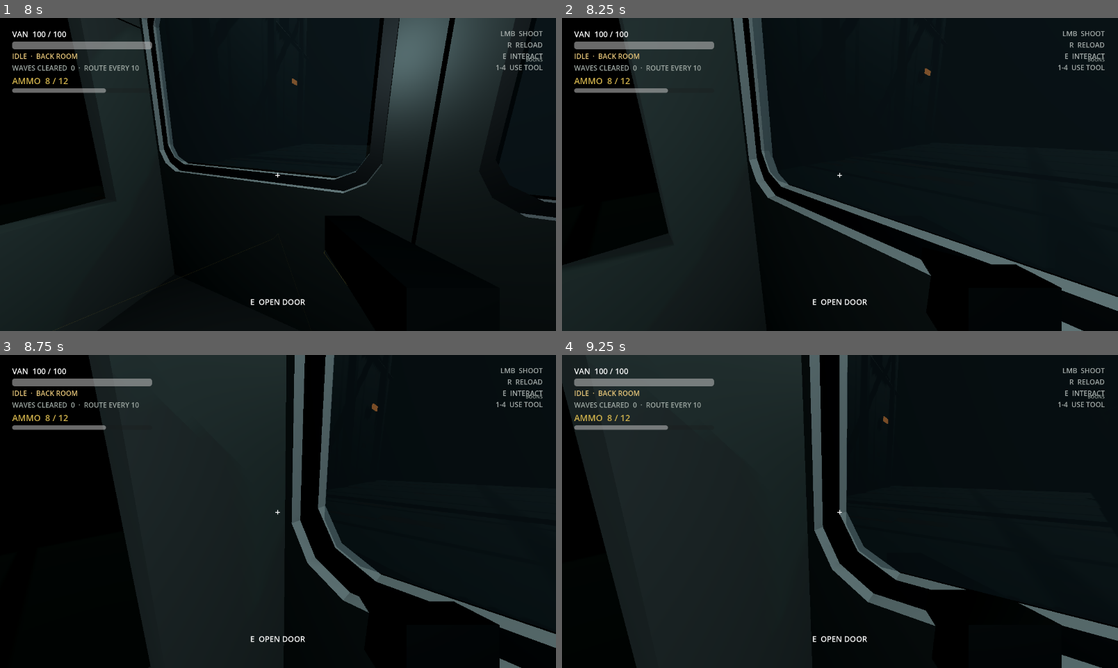
Above: before the commit, frames 1-4 (two rows, left to right).
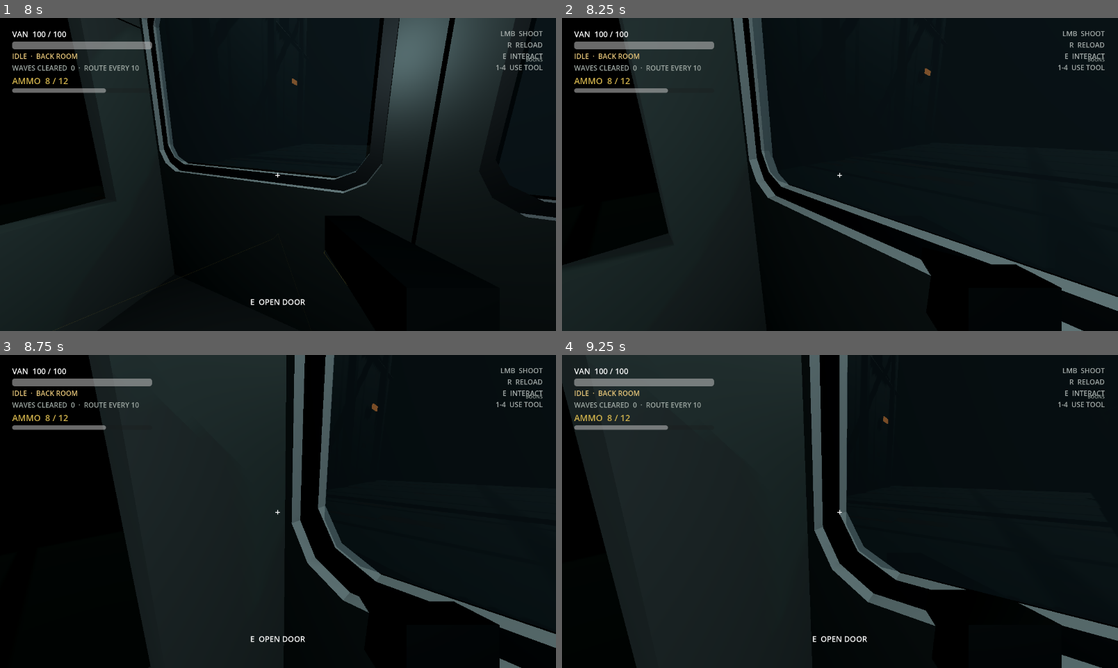
Above: after the commit, the same moments.

Repository: SebastianFreitas/van-gunner
Game: Godot game, scene res://scenes/boot/boot.tscn
The game is run twice, just before and just after one commit, with the same random seed, the same clock (stepped at 60 frames per second) and the same inputs.
Inputs (mouse positions are in pixels of both pictures, inside the frame that each line leads up to):
- Up to frame 1 (8 s): tap Enter at 0.5, 3.5, 5 s; move the mouse to (400, 158) at 0.52 s; hold D (move_right) 0.53-1.25 s; hold E (interact) 0.53-1.25 s; click "SLOT 1 · NEW RUN" at 1.25 s; tap Space at 2, 4.25, 5.75 s; move the mouse to (250, 174) at 2.02 s; hold W (move_forward) 2.03-6.53 s; click (250, 174) at 2.1 s; move the mouse to (289, 168) at 2.77 s; hold 1 (use_slot_1) 2.78-3.53 s; move the mouse to (272, 180) at 3.52 s; tap 2 (use_slot_2) at 3.6 s; move the mouse to (316, 177) at 4.27 s; hold 3 (use_slot_3) 4.28-5.03 s; move the mouse to (233, 171) at 5.02 s; tap 4 (use_slot_4) at 5.1 s; move the mouse to (283, 174) at 5.77 s; tap Tab at 5.85 s; move the mouse to (255, 168) at 6.52 s; hold D (move_right) 6.53-7.28 s; tap E (interact) at 6.6 s; move the mouse to (305, 174) at 7.27 s; press the mouse at (305, 174) at 7.28 s; hold W (move_forward) from 7.28 s (still down)
- Up to frame 2 (8.25 s): keep holding W (move_forward); move the mouse to (812, 174) at 8.02 s; release the mouse at (812, 174) at 8.03 s; tap 1 (use_slot_1) at 8.1 s
- Up to frame 3 (8.75 s): keep holding W (move_forward)
- Up to frame 4 (9.25 s): keep holding W (move_forward); move the mouse to (851, 505) at 8.77 s; hold 2 (use_slot_2) from 8.78 s (still down)

Frame 1 is identical in both runs. In frame 2, 0.1% of the frame differs, in the area x 45-55%, y 89-92%; in frame 3, less than 0.1%; in frame 4, less than 0.1%.

Commit message:
Make rear door windows shatter on shot so you can shoot through them.
Co-authored-by: Cursor <cursoragent@cursor.com>

Diff:
--- a/scenes/van/van.tscn
+++ b/scenes/van/van.tscn
@@ -16,6 +16,7 @@
 [ext_resource type="Script" path="res://scripts/run/rear_door_interact.gd" id="15"]
 [ext_resource type="Script" path="res://scripts/run/breach_controller.gd" id="16"]
 [ext_resource type="Script" path="res://scripts/run/breach_point.gd" id="17"]
+[ext_resource type="Script" path="res://scripts/run/breakable_glass.gd" id="18"]
 
 [sub_resource type="Environment" id="IndustrialEnvironment"]
 background_mode = 1
@@ -64,11 +65,26 @@
 [sub_resource type="BoxShape3D" id="SidePillarShape"]
 size = Vector3(0.18, 1.5, 0.42)
 
-[sub_resource type="BoxShape3D" id="RearDoorLeafShape"]
-size = Vector3(2.38, 3.1, 0.16)
-
-[sub_resource type="BoxShape3D" id="RearDoorBlockerShape"]
-size = Vector3(2.38, 3.1, 0.32)
+[sub_resource type="BoxShape3D" id="RearDoorLeafBottom"]
+size = Vector3(2.38, 1.31, 0.16)
+
+[sub_resource type="BoxShape3D" id="RearDoorLeafTop"]
+size = Vector3(2.38, 0.35, 0.16)
+
+[sub_resource type="BoxShape3D" id="RearDoorLeafRail"]
+size = Vector3(0.25, 1.44, 0.16)
+
+[sub_resource type="BoxShape3D" id="RearDoorBlockerBottom"]
+size = Vector3(2.38, 1.31, 0.32)
+
+[sub_resource type="BoxShape3D" id="RearDoorBlockerTop"]
+size = Vector3(2.38, 0.35, 0.32)
+
+[sub_resource type="BoxShape3D" id="RearDoorBlockerRail"]
+size = Vector3(0.25, 1.44, 0.32)
+
+[sub_resource type="BoxShape3D" id="RearWindowGlassShape"]
+size = Vector3(1.88, 1.44, 0.22)
 
 [sub_resource type="StandardMaterial3D" id="RearWindowGlassMaterial"]
 transparency = 1
@@ -303,6 +319,17 @@
 cast_shadow = 0
 mesh = SubResource("RearWindowGlassMesh")
 
+[node name="BreakableGlass" type="Area3D" parent="TravelPath/VanFollow/VanRig/Interior/Shell/RearWall/LeftHinge"]
+transform = Transform3D(1, 0, 0, 0, 1, 0, 0, 0, 1, 1.19, 0.48, -0.06)
+collision_layer = 4
+collision_mask = 0
+monitoring = false
+monitorable = true
+script = ExtResource("18")
+
+[node name="Collision" type="CollisionShape3D" parent="TravelPath/VanFollow/VanRig/Interior/Shell/RearWall/LeftHinge/BreakableGlass"]
+shape = SubResource("RearWindowGlassShape")
+
 [node name="Interact" type="StaticBody3D" parent="TravelPath/VanFollow/VanRig/Interior/Shell/RearWall/LeftHinge" unique_id=1668741397]
 transform = Transform3D(1, 0, 0, 0, 1, 0, 0, 0, 1, 1.19, 0, 0)
 collision_layer = 2
@@ -310,8 +337,21 @@
 script = ExtResource("15")
 side = "left"
 
-[node name="Collision" type="CollisionShape3D" parent="TravelPath/VanFollow/VanRig/Interior/Shell/RearWall/LeftHinge/Interact" unique_id=1668741398]
-shape = SubResource("RearDoorLeafShape")
+[node name="Bottom" type="CollisionShape3D" parent="TravelPath/VanFollow/VanRig/Interior/Shell/RearWall/LeftHinge/Interact"]
+transform = Transform3D(1, 0, 0, 0, 1, 0, 0, 0, 1, 0, -0.895, 0)
+shape = SubResource("RearDoorLeafBottom")
+
+[node name="Top" type="CollisionShape3D" parent="TravelPath/VanFollow/VanRig/Interior/Shell/RearWall/LeftHinge/Interact"]
+transform = Transform3D(1, 0, 0, 0, 1, 0, 0, 0, 1, 0, 1.375, 0)
+shape = SubResource("RearDoorLeafTop")
+
+[node name="LeftRail" type="CollisionShape3D" parent="TravelPath/VanFollow/VanRig/Interior/Shell/RearWall/LeftHinge/Interact"]
+transform = Transform3D(1, 0, 0, 0, 1, 0, 0, 0, 1, -1.065, 0.48, 0)
+shape = SubResource("RearDoorLeafRail")
+
+[node name="RightRail" type="CollisionShape3D" parent="TravelPath/VanFollow/VanRig/Interior/Shell/RearWall/LeftHinge/Interact"]
+transform = Transform3D(1, 0, 0, 0, 1, 0, 0, 0, 1, 1.065, 0.48, 0)
+shape = SubResource("RearDoorLeafRail")
 
 [node name="RightHinge" type="Node3D" parent="TravelPath/VanFollow/VanRig/Interior/Shell/RearWall" unique_id=1576193080]
 transform = Transform3D(1, 0, 0, 0, 1, 0, 0, 0, 1, 2.39, 1.55, 4.71)
@@ -350,6 +390,17 @@
 material_override = SubResource("RearWindowGlassMaterial")
 cast_shadow = 0
 mesh = SubResource("RearWindowGlassMesh")
+
+[node name="BreakableGlass" type="Area3D" parent="TravelPath/VanFollow/VanRig/Interior/Shell/RearWall/RightHinge"]
+transform = Transform3D(1, 0, 0, 0, 1, 0, 0, 0, 1, -1.19, 0.48, -0.06)
+collision_layer = 4
+collision_mask = 0
+monitoring = false
+monitorable = true
+script = ExtResource("18")
+
+[node name="Collision" type="CollisionShape3D" parent="TravelPath/VanFollow/VanRig/Interior/Shell/RearWall/RightHinge/BreakableGlass"]
+shape = SubResource("RearWindowGlassShape")
 
 [node name="Interact" type="StaticBody3D" parent="TravelPath/VanFollow/VanRig/Interior/Shell/RearWall/RightHinge" unique_id=1788784779]
 transform = Transform3D(1, 0, 0, 0, 1, 0, 0, 0, 1, -1.19, 0, 0)
@@ -358,20 +409,57 @@
 script = ExtResource("15")
 side = "right"
 
-[node name="Collision" type="CollisionShape3D" parent="TravelPath/VanFollow/VanRig/Interior/Shell/RearWall/RightHinge/Interact" unique_id=1788784780]
-shape = SubResource("RearDoorLeafShape")
+[node name="Bottom" type="CollisionShape3D" parent="TravelPath/VanFollow/VanRig/Interior/Shell/RearWall/RightHinge/Interact"]
+transform = Transform3D(1, 0, 0, 0, 1, 0, 0, 0, 1, 0, -0.895, 0)
+shape = SubResource("RearDoorLeafBottom")
+
+[node name="Top" type="CollisionShape3D" parent="TravelPath/VanFollow/VanRig/Interior/Shell/RearWall/RightHinge/Interact"]
+transform = Transform3D(1, 0, 0, 0, 1, 0, 0, 0, 1, 0, 1.375, 0)
+shape = SubResource("RearDoorLeafTop")
+
+[node name="LeftRail" type="CollisionShape3D" parent="TravelPath/VanFollow/VanRig/Interior/Shell/RearWall/RightHinge/Interact"]
+transform = Transform3D(1, 0, 0, 0, 1, 0, 0, 0, 1, -1.065, 0.48, 0)
+shape = SubResource("RearDoorLeafRail")
+
+[node name="RightRail" type="CollisionShape3D" parent="TravelPath/VanFollow/VanRig/Interior/Shell/RearWall/RightHinge/Interact"]
+transform = Transform3D(1, 0, 0, 0, 1, 0, 0, 0, 1, 1.065, 0.48, 0)
+shape = SubResource("RearDoorLeafRail")
 
 [node name="Blocker" type="StaticBody3D" parent="TravelPath/VanFollow/VanRig/Interior/Shell/RearWall" unique_id=1788784777]
 collision_layer = 1
 collision_mask = 0
 
-[node name="LeftCollision" type="CollisionShape3D" parent="TravelPath/VanFollow/VanRig/Interior/Shell/RearWall/Blocker" unique_id=1788784778]
-transform = Transform3D(1, 0, 0, 0, 1, 0, 0, 0, 1, -1.19, 1.55, 4.71)
-shape = SubResource("RearDoorBlockerShape")
-
-[node name="RightCollision" type="CollisionShape3D" parent="TravelPath/VanFollow/VanRig/Interior/Shell/RearWall/Blocker" unique_id=1788784781]
-transform = Transform3D(1, 0, 0, 0, 1, 0, 0, 0, 1, 1.19, 1.55, 4.71)
-shape = SubResource("RearDoorBlockerShape")
+[node name="LeftBottom" type="CollisionShape3D" parent="TravelPath/VanFollow/VanRig/Interior/Shell/RearWall/Blocker"]
+transform = Transform3D(1, 0, 0, 0, 1, 0, 0, 0, 1, -1.19, 0.655, 4.71)
+shape = SubResource("RearDoorBlockerBottom")
+
+[node name="LeftTop" type="CollisionShape3D" parent="TravelPath/VanFollow/VanRig/Interior/Shell/RearWall/Blocker"]
+transform = Transform3D(1, 0, 0, 0, 1, 0, 0, 0, 1, -1.19, 2.925, 4.71)
+shape = SubResource("RearDoorBlockerTop")
+
+[node name="LeftLeftRail" type="CollisionShape3D" parent="TravelPath/VanFollow/VanRig/Interior/Shell/RearWall/Blocker"]
+transform = Transform3D(1, 0, 0, 0, 1, 0, 0, 0, 1, -2.255, 2.03, 4.71)
+shape = SubResource("RearDoorBlockerRail")
+
+[node name="LeftRightRail" type="CollisionShape3D" parent="TravelPath/VanFollow/VanRig/Interior/Shell/RearWall/Blocker"]
+transform = Transform3D(1, 0, 0, 0, 1, 0, 0, 0, 1, -0.125, 2.03, 4.71)
+shape = SubResource("RearDoorBlockerRail")
+
+[node name="RightBottom" type="CollisionShape3D" parent="TravelPath/VanFollow/VanRig/Interior/Shell/RearWall/Blocker"]
+transform = Transform3D(1, 0, 0, 0, 1, 0, 0, 0, 1, 1.19, 0.655, 4.71)
+shape = SubResource("RearDoorBlockerBottom")
+
+[node name="RightTop" type="CollisionShape3D" parent="TravelPath/VanFollow/VanRig/Interior/Shell/RearWall/Blocker"]
+transform = Transform3D(1, 0, 0, 0, 1, 0, 0, 0, 1, 1.19, 2.925, 4.71)
+shape = SubResource("RearDoorBlockerTop")
+
+[node name="RightLeftRail" type="CollisionShape3D" parent="TravelPath/VanFollow/VanRig/Interior/Shell/RearWall/Blocker"]
+transform = Transform3D(1, 0, 0, 0, 1, 0, 0, 0, 1, 0.125, 2.03, 4.71)
+shape = SubResource("RearDoorBlockerRail")
+
+[node name="RightRightRail" type="CollisionShape3D" parent="TravelPath/VanFollow/VanRig/Interior/Shell/RearWall/Blocker"]
+transform = Transform3D(1, 0, 0, 0, 1, 0, 0, 0, 1, 2.255, 2.03, 4.71)
+shape = SubResource("RearDoorBlockerRail")
 
 [node name="FrontPartition" type="StaticBody3D" parent="TravelPath/VanFollow/VanRig/Interior" unique_id=450567163]
 
--- a/scripts/core/game_balance.gd
+++ b/scripts/core/game_balance.gd
@@ -33,6 +33,8 @@
 const REAR_DOOR_BREACH_HP := 96.0
 ## Side windows open faster — about 4 hits at default raider damage.
 const WINDOW_BREACH_HP := 32.0
+## Rear door glass panes — one default shot is enough to shatter.
+const REAR_WINDOW_GLASS_HP := 1.0
 ## Interior move speed after a breach (van-local units/sec).
 const MOB_INTERIOR_SPEED := 4.5
 
--- /dev/null
+++ b/scripts/run/breakable_glass.gd
@@ -0,0 +1,86 @@
+extends Area3D
+
+## Pane on a rear door leaf. Any solid hit shatters it; metal frame stays.
+## Uses the enemy hit layer (same as pickups/raiders) so projectiles apply
+## damage instead of ricocheting off world geometry.
+
+signal shattered
+
+@export var glass_mesh_path: NodePath = ^"../WindowGlass"
+
+var _broken := false
+var _glass_mesh: MeshInstance3D
+var _collision: CollisionShape3D
+
+
+func _ready() -> void:
+	# Layer 3 / bit 4 — enemy/pickup hits. Projectiles and aim both see this.
+	collision_layer = 4
+	collision_mask = 0
+	monitoring = false
+	monitorable = true
+	_glass_mesh = get_parent().get_node_or_null("WindowGlass") as MeshInstance3D
+	if _glass_mesh == null:
+		_glass_mesh = get_node_or_null(glass_mesh_path) as MeshInstance3D
+	_collision = get_node_or_null("Collision") as CollisionShape3D
+
+
+func is_intact() -> bool:
+	return not _broken
+
+
+func take_damage(_amount = null) -> void:
+	if _broken:
+		return
+	_shatter()
+
+
+func _shatter() -> void:
+	_broken = true
+	if _collision:
+		_collision.set_deferred("disabled", true)
+	if _glass_mesh:
+		_glass_mesh.hide()
+	_spawn_shatter_fx()
+	shattered.emit()
+
+
+func _spawn_shatter_fx() -> void:
+	var host := get_tree().current_scene
+	if not host:
+		host = self
+	var origin := global_position
+
+	var shards := CPUParticles3D.new()
+	shards.amount = 36
+	shards.lifetime = 0.55
+	shards.one_shot = true
+	shards.explosiveness = 1.0
+	shards.spread = 180.0
+	shards.initial_velocity_min = 2.5
+	shards.initial_velocity_max = 7.0
+	shards.gravity = Vector3(0.0, -14.0, 0.0)
+	shards.scale_amount_min = 0.04
+	shards.scale_amount_max = 0.12
+	shards.color = Color(0.55, 0.72, 0.78, 0.85)
+	host.add_child(shards)
+	shards.global_position = origin
+	shards.finished.connect(shards.queue_free)
+	shards.emitting = true
+
+	var dust := CPUParticles3D.new()
+	dust.amount = 18
+	dust.lifetime = 0.35
+	dust.one_shot = true
+	dust.explosiveness = 1.0
+	dust.spread = 160.0
+	dust.initial_velocity_min = 0.8
+	dust.initial_velocity_max = 2.4
+	dust.gravity = Vector3(0.0, -2.0, 0.0)
+	dust.scale_amount_min = 0.08
+	dust.scale_amount_max = 0.2
+	dust.color = Color(0.75, 0.82, 0.86, 0.45)
+	host.add_child(dust)
+	dust.global_position = origin
+	dust.finished.connect(dust.queue_free)
+	dust.emitting = true
--- a/scripts/run/rear_doors.gd
+++ b/scripts/run/rear_doors.gd
@@ -9,6 +9,7 @@
 signal opened
 signal closed
 signal door_changed(side: StringName, is_open: bool)
+signal glass_shattered(side: StringName)
 
 const SIDE_LEFT := &"left"
 const SIDE_RIGHT := &"right"
@@ -21,17 +22,37 @@
 
 @onready var _left_hinge: Node3D = $LeftHinge
 @onready var _right_hinge: Node3D = $RightHinge
-@onready var _left_blocker: CollisionShape3D = $Blocker/LeftCollision
-@onready var _right_blocker: CollisionShape3D = $Blocker/RightCollision
+@onready var _left_glass: Node = $LeftHinge/BreakableGlass
+@onready var _right_glass: Node = $RightHinge/BreakableGlass
 
+var _left_blocker_shapes: Array[CollisionShape3D] = []
+var _right_blocker_shapes: Array[CollisionShape3D] = []
 var _left_open := false
 var _right_open := false
 var _left_tween: Tween
 var _right_tween: Tween
 
 
+func _ready() -> void:
+	_left_blocker_shapes = _collect_blocker_shapes("Left")
+	_right_blocker_shapes = _collect_blocker_shapes("Right")
+	if _left_glass and _left_glass.has_signal("shattered"):
+		_left_glass.shattered.connect(func() -> void: glass_shattered.emit(SIDE_LEFT))
+	if _right_glass and _right_glass.has_signal("shattered"):
+		_right_glass.shattered.connect(func() -> void: glass_shattered.emit(SIDE_RIGHT))
+
+
 func is_open() -> bool:
 	return _left_open and _right_open
+
+
+func is_glass_intact(side: StringName) -> bool:
+	var glass := _left_glass if side == SIDE_LEFT else _right_glass
+	if glass == null:
+		return false
+	if glass.has_method("is_intact"):
+		return glass.is_intact()
+	return false
 
 
 ## True only when both leaves are open — full rear passage into the van.
@@ -111,8 +132,20 @@
 
 
 func _set_blocker_enabled(side: StringName, enabled: bool) -> void:
-	var blocker := _left_blocker if side == SIDE_LEFT else _right_blocker
-	blocker.disabled = not enabled
+	var shapes := _left_blocker_shapes if side == SIDE_LEFT else _right_blocker_shapes
+	for shape in shapes:
+		shape.disabled = not enabled
+
+
+func _collect_blocker_shapes(side_prefix: String) -> Array[CollisionShape3D]:
+	var shapes: Array[CollisionShape3D] = []
+	var blocker := get_node_or_null("Blocker")
+	if blocker == null:
+		return shapes
+	for child in blocker.get_children():
+		if child is CollisionShape3D and String(child.name).begins_with(side_prefix):
+			shapes.append(child)
+	return shapes
 
 
 func _animate_door(side: StringName, opening: bool) -> void:
Not shown, added: scripts/run/breakable_glass.gd.uid
